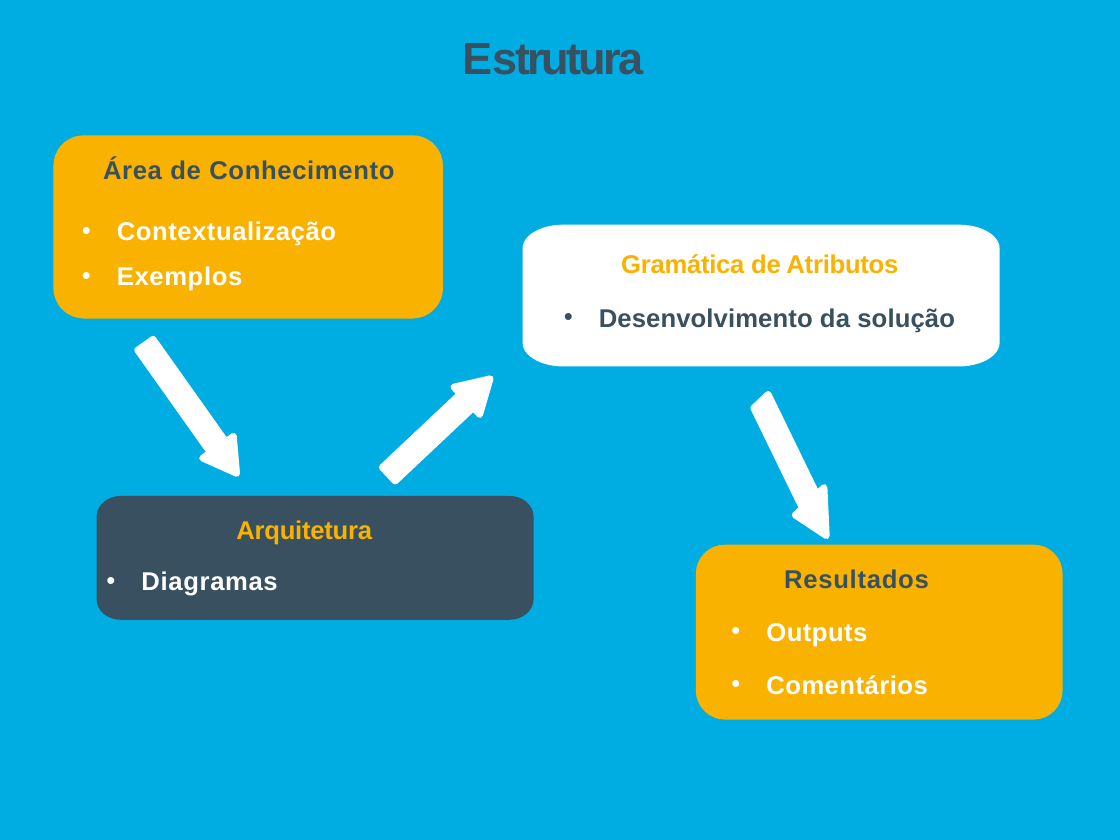
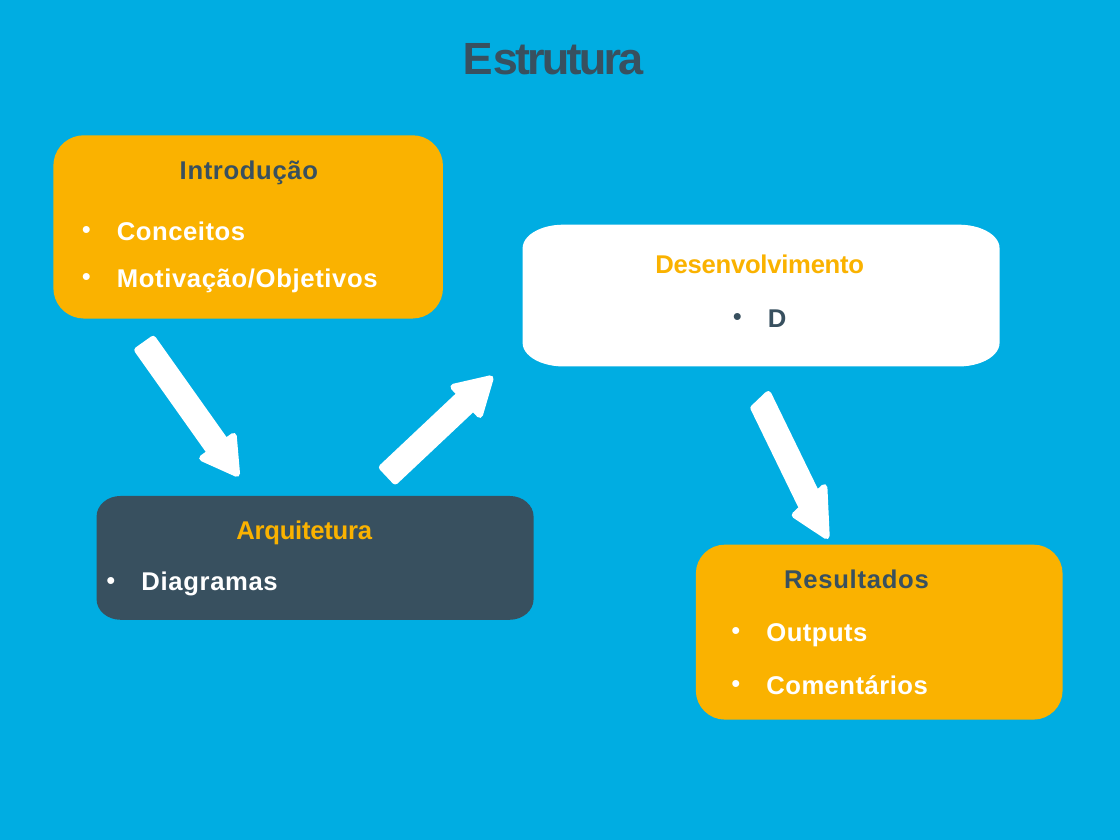
Before and after one commit to Tibblue/PLC, a slide deck: slide 2 of LEI/apresentações/apresLEI.pptx. Drawn at 1120x840 pixels with LibreOffice and Linux fonts; fonts in the diff are those of the drawing. Boxes give left, top, right and bottom in pixels: in the first picture for what was removed or moved away, otherwise in the second. Text is boxed around its words. In the diff, an @@ line names an element or a change of style, - is before the commit and + after.

Commit message:
[LEI] estrutura ppt começada

```diff
--- a/LEI/apresentações/apresLEI.pptx
+++ b/LEI/apresentações/apresLEI.pptx
@@ text at (x1=180, y1=160, x2=318, y2=185): text changed @@
-Área de Conhecimento
+Introdução
@@ text at (x1=117, y1=221, x2=378, y2=293): text changed @@
-• Contextualização
-• Exemplos
+• Conceitos
+• Motivação/Objetivos
@@ text at (x1=655, y1=254, x2=864, y2=274): text changed @@
-Gramática de Atributos
+Desenvolvimento
@@ text at (x1=768, y1=309, x2=787, y2=327): text changed @@
-• Desenvolvimento da solução
+• D
```
Also in this commit, not shown: 4 other slides changed, 2 slides added, 1 slide removed.
